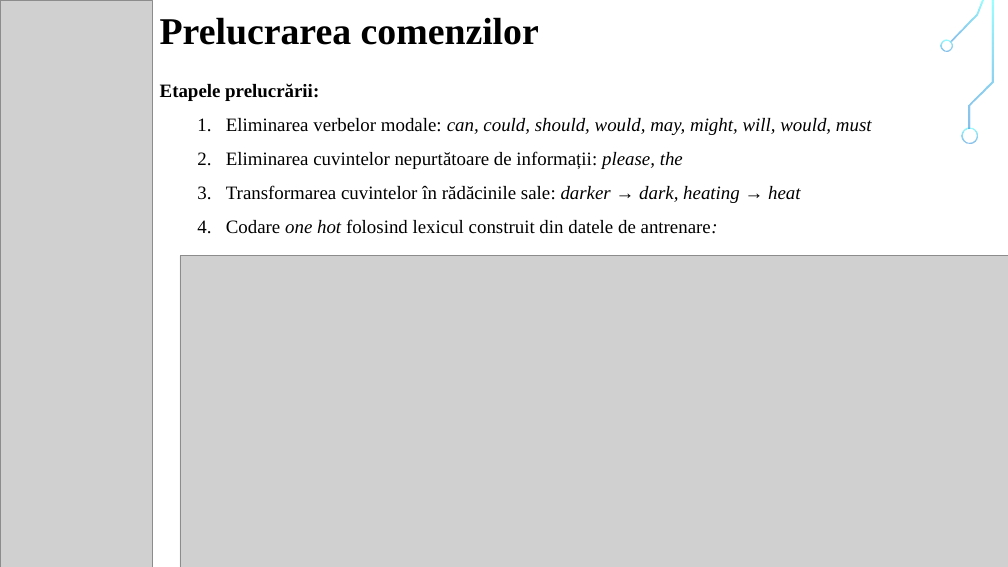
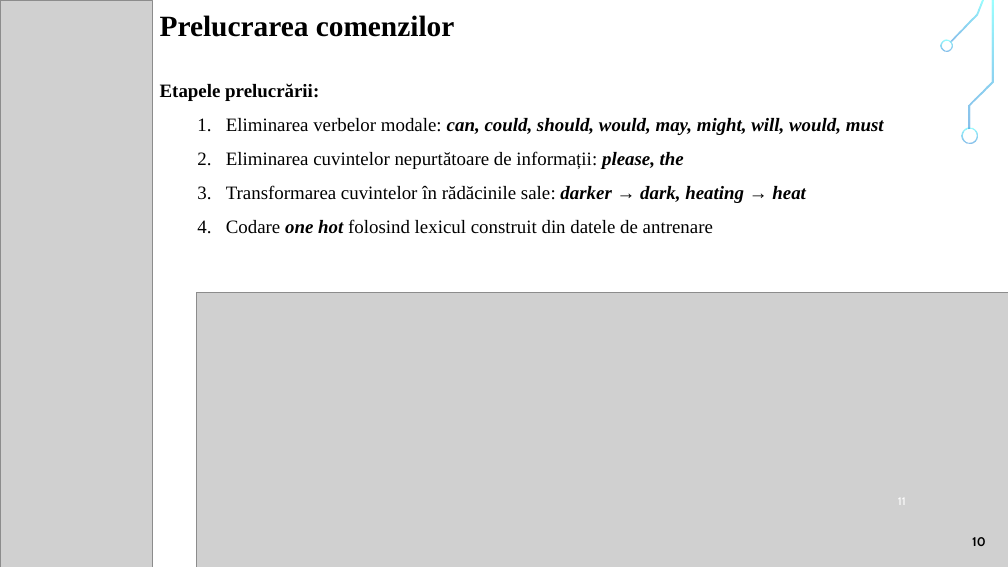
Before and after one commit to liviubrinza/alice, a slide deck: slide 11 of documentation/Prezentare.pptx. Drawn at 1008x567 pixels with LibreOffice and Linux fonts; fonts in the diff are those of the drawing; grey boxes stand for pictures; background and template pictures are left out. Boxes give left, top, right and bottom in pixels: in the first picture for what was removed or moved away, otherwise in the second. Text is boxed around its words. In the diff, an @@ line names an element or a change of style, - is before the commit and + after.

```diff
--- a/documentation/Prezentare.pptx
+++ b/documentation/Prezentare.pptx
@@ text "Prelucrarea comenzilor" at (160,15,455,37): size 36 to 28 pt @@
@@ text at (226,118,884,203): bold on in "can, could, should, would, may, might, will, ...", "please, the", "darker → dark, heating → heat" @@
@@ text at (226,219,713,234): text changed @@
-  4. Codare one hot folosind lexicul construit din datele de antrenare:
+  4. Codare one hot folosind lexicul construit din datele de antrenare
@@ picture: place and size @@
-picture at (180,256,1008,567)
+picture at (197,293,1008,567)
@@ page number added at (898,498,906,499), 10.5 pt, text #FFFFFF @@
+11
@@ text added at (972,537,986,546), 12 pt, text #000000, bold @@
+10
```
Also in this commit, not shown: 13 other slides changed, 1 slide removed.
